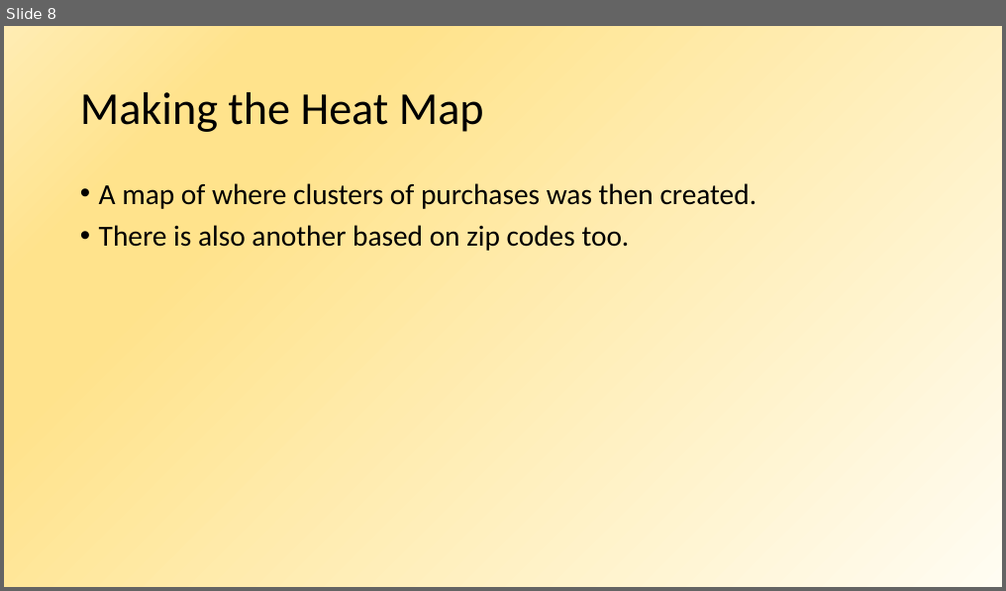
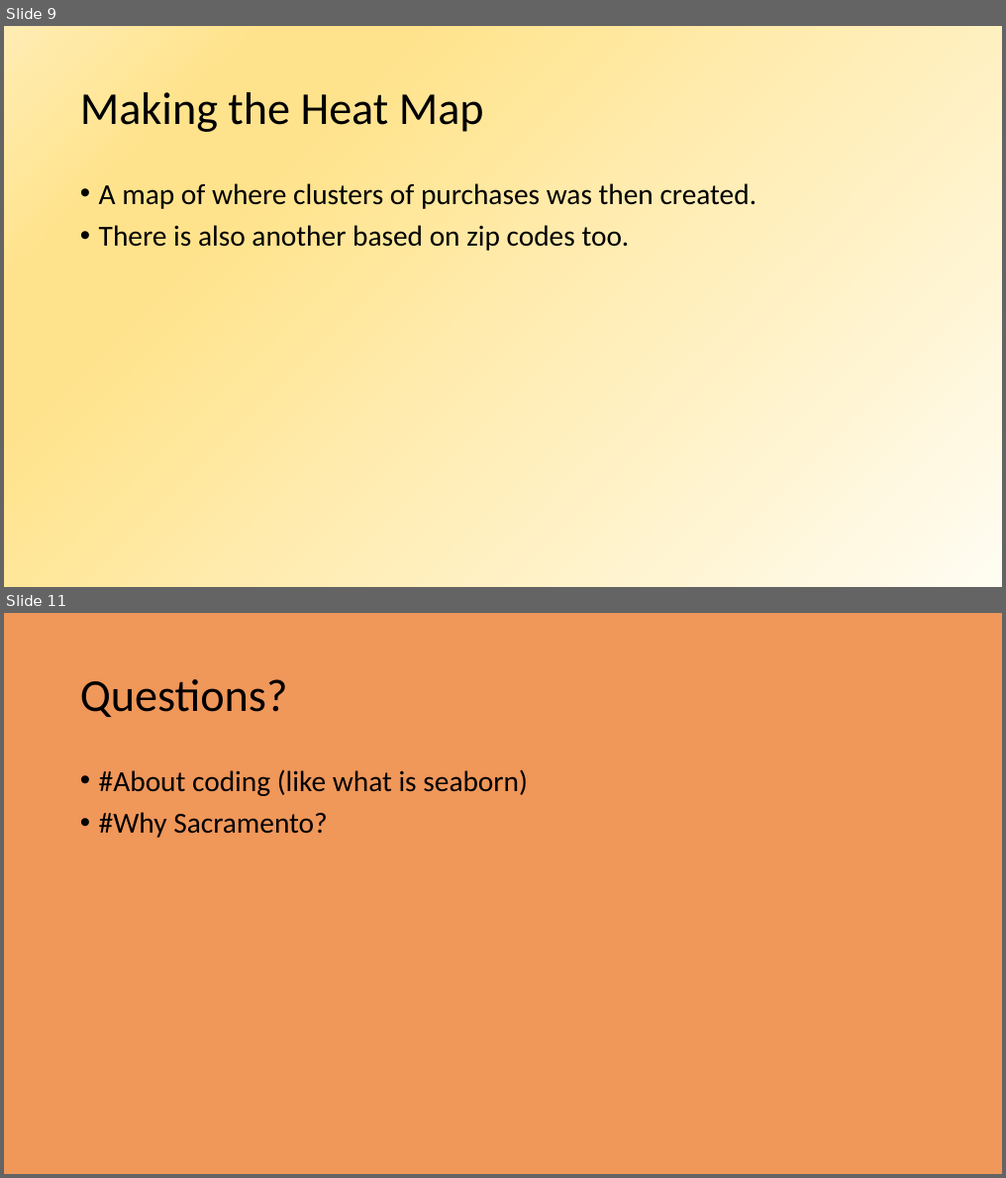
Before and after one commit to scavazos4/Project_One, a slide deck: Sacramento Real Estate.pptx. Shown one above the other, each under a label of ours: slide 8 before the commit, slides 9 and 11 after it; the slides between them are not shown. The pictures are 1006x591 and 1006x1178 pixels, drawn with LibreOffice and Linux fonts; fonts in the diff are those of the drawing. Boxes give left, top, right and bottom in pixels: in the first picture for what was removed or moved away, otherwise in the second. Text is boxed around its words. In the diff, an @@ line names an element or a change of style, - is before the commit and + after.

```diff
--- a/Sacramento Real Estate.pptx
+++ b/Sacramento Real Estate.pptx
@@ slide 11 added at (4,613,1002,1174), background #ED7D31 at 80% opacity @@
@@ title added at (80,679,288,717), 44 pt, text #000000 @@
+Questions?
@@ text added at (99,769,528,838), 28 pt, text #000000 @@
+• #About coding (like what is seaborn)
+• #Why Sacramento?
@@ what was slide 8 is now slide 9 @@
```
Also in this commit, not shown: 2 slides changed, 2 other slides added, 1 slide removed.
